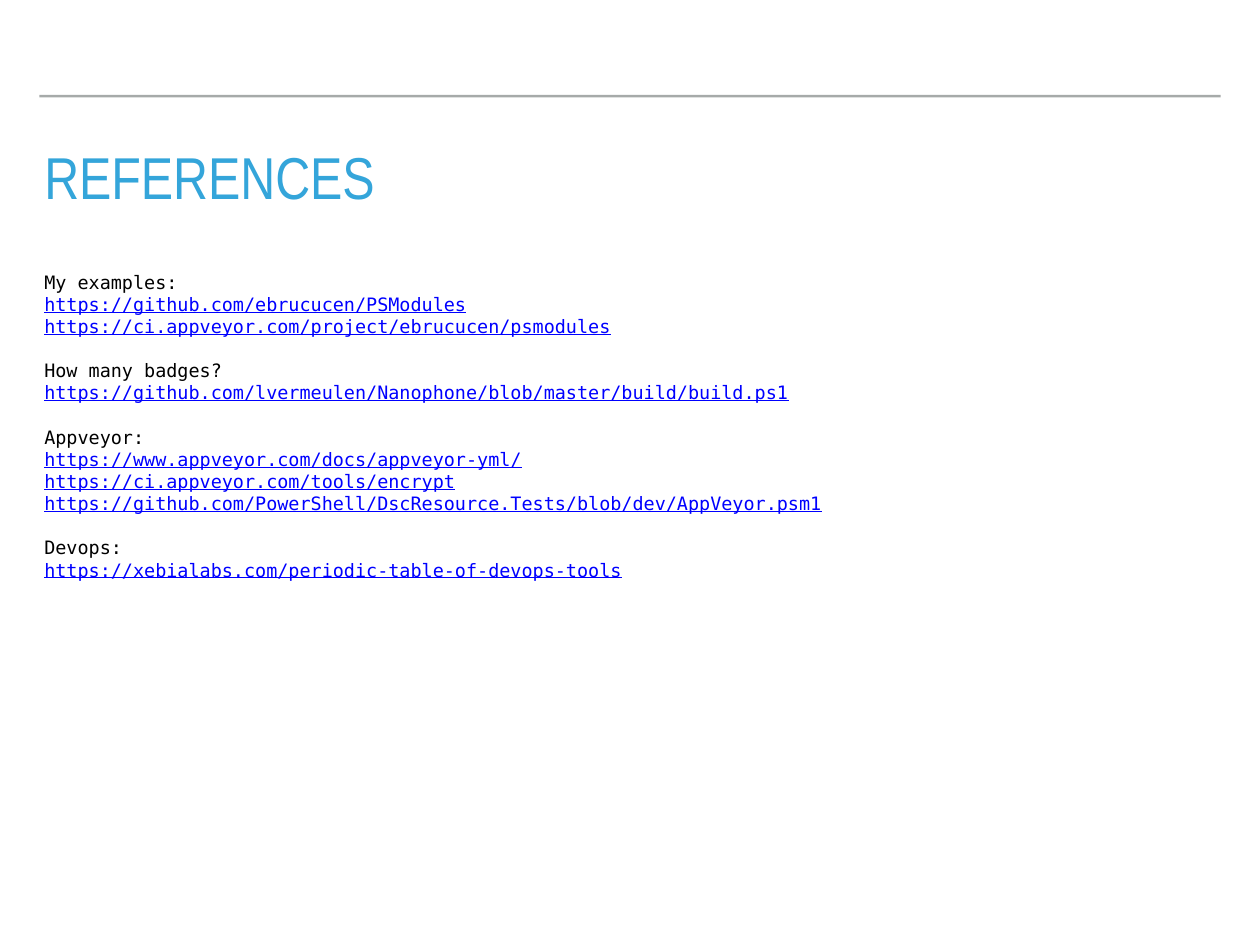
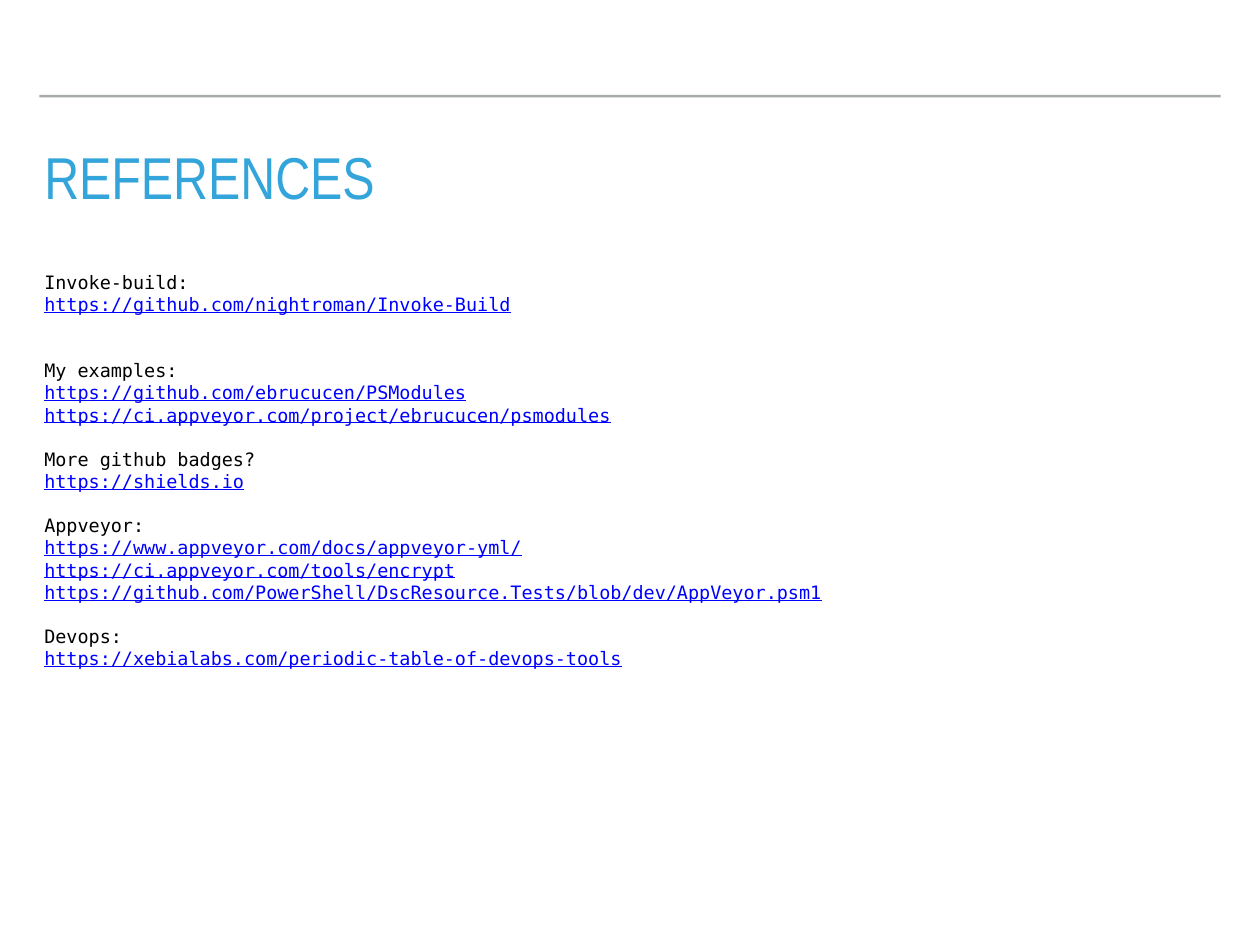
Before and after one commit to ebrucucen/PSLifecycleTalk, a slide deck: slide 22 of CI_CD_with PS.pptx. Drawn at 1260x945 pixels with LibreOffice and Linux fonts; fonts in the diff are those of the drawing. Boxes give left, top, right and bottom in pixels: in the first picture for what was removed or moved away, otherwise in the second. Text is boxed around its words. In the diff, an @@ line names an element or a change of style, - is before the commit and + after.

Commit message:
badges reference changed, invoke-build ref added

```diff
--- a/CI_CD_with PS.pptx
+++ b/CI_CD_with PS.pptx
@@ text at [44, 275, 510, 315]: paragraph added @@
+Invoke-build:
+https://github.com/nightroman/Invoke-Build
@@ text at [44, 452, 255, 492]: text changed @@
-How many badges?
-https://github.com/lvermeulen/Nanophone/blob/master/build/build.ps1
+More github badges?
+https://shields.io
```
Also in this commit, not shown: 2 other files.
